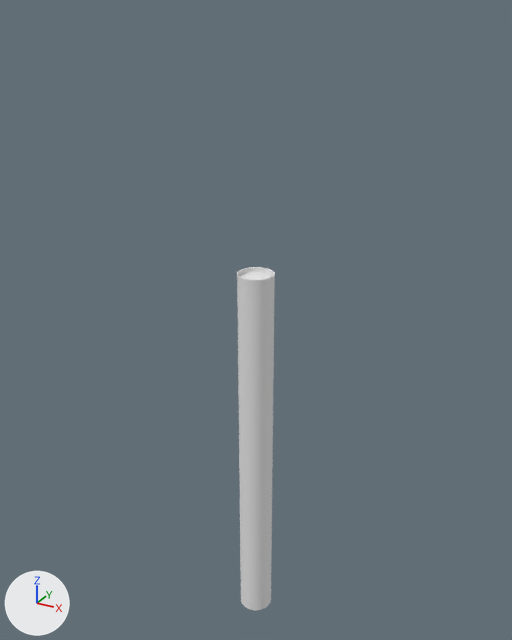
The Blender file f9r-v2.blend: old version first, new version second.
Rendered twice from a 50 mm camera at (31.5, -57.2, 44.7) aimed at (-0.9, 1.6, 15.2). The axes (+X, +Y, +Z) are drawn at lower left. The lights are the same throughout.

Objects in the first picture: 'stage one skin'.
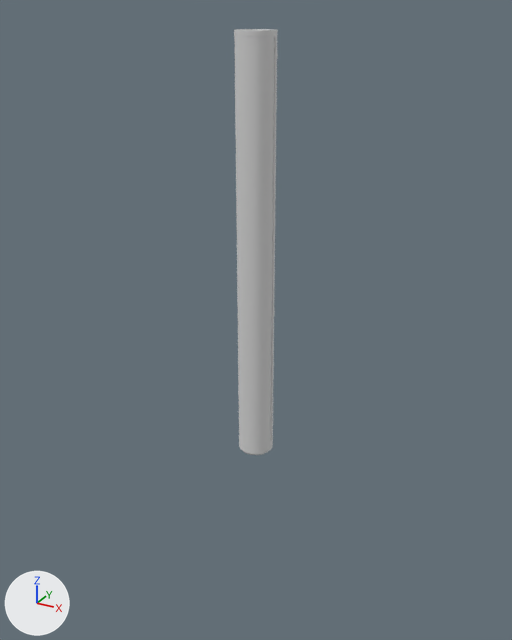
Patch to the scene script:
```diff
--- a/f9r-v2.blend.py
+++ b/f9r-v2.blend.py
@@ me_stage_one_plumbing @@
+me_stage_one_plumbing.from_pydata(...)  # 494 vertices, 468 faces; spans x 1.7..2.0, y -0.1..0.5, z -19.7..20.7
+me_stage_one_plumbing.polygons.foreach_set('use_smooth', [True] * 468)
+me_stage_one_plumbing.materials.append(mat_skin)  # white #e7e7e7
@@ ob_stage_one_skin @@
 ob_stage_one_skin = bpy.data.objects.new('stage one skin', me_stage_one_skin)
-ob_stage_one_skin.location = (0.0, 0.0, 0.0)
+ob_stage_one_skin.location = (0.0, 0.0, 22.0)
 _m = ob_stage_one_skin.modifiers.new('Bevel', 'BEVEL')
@@ ob_stage_one_plumbing @@
+ob_stage_one_plumbing = bpy.data.objects.new('stage one plumbing', me_stage_one_plumbing)
+ob_stage_one_plumbing.location = (0.0, 0.0, 22.0)
+_m = ob_stage_one_plumbing.modifiers.new('EdgeSplit', 'EDGE_SPLIT')
```

Pixel boxes (x1, y1, x2, y2) of what changed, in the pictures (512 x 640 px):
'stage one skin', moved: before (237, 267, 275, 610); after (234, 29, 278, 455)
'stage one plumbing', added: after (271, 35, 278, 441)
